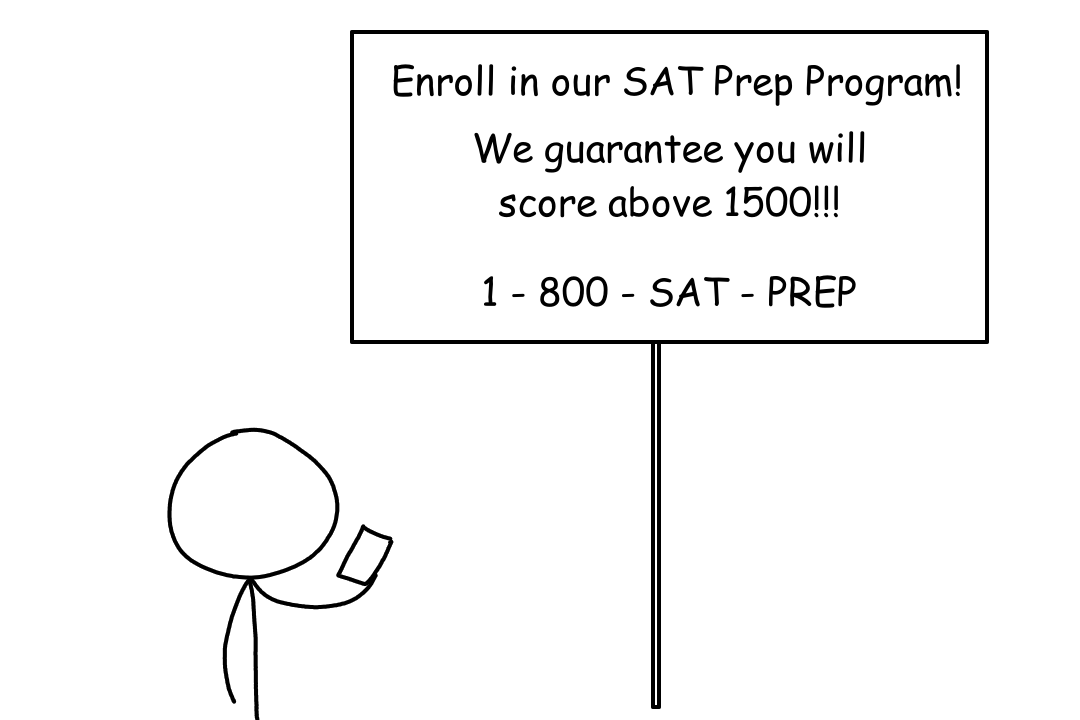
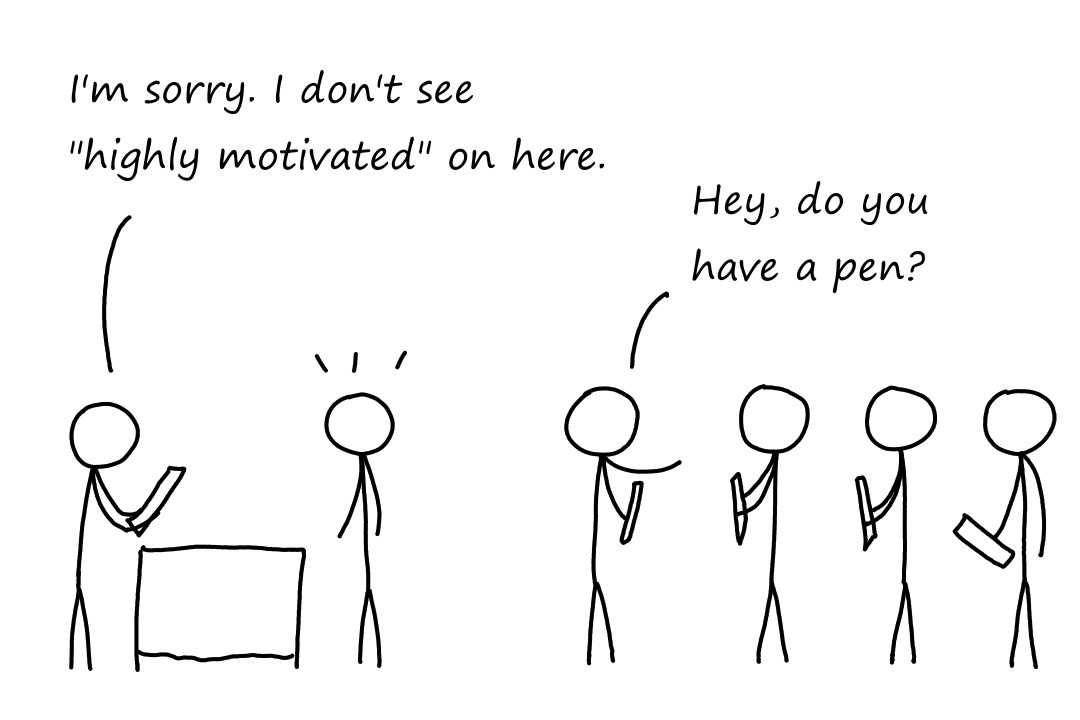
Layers edited between the first and the second 1080 × 720 image:
painted on "Paint Layer 1" over [69, 30, 1057, 720]
